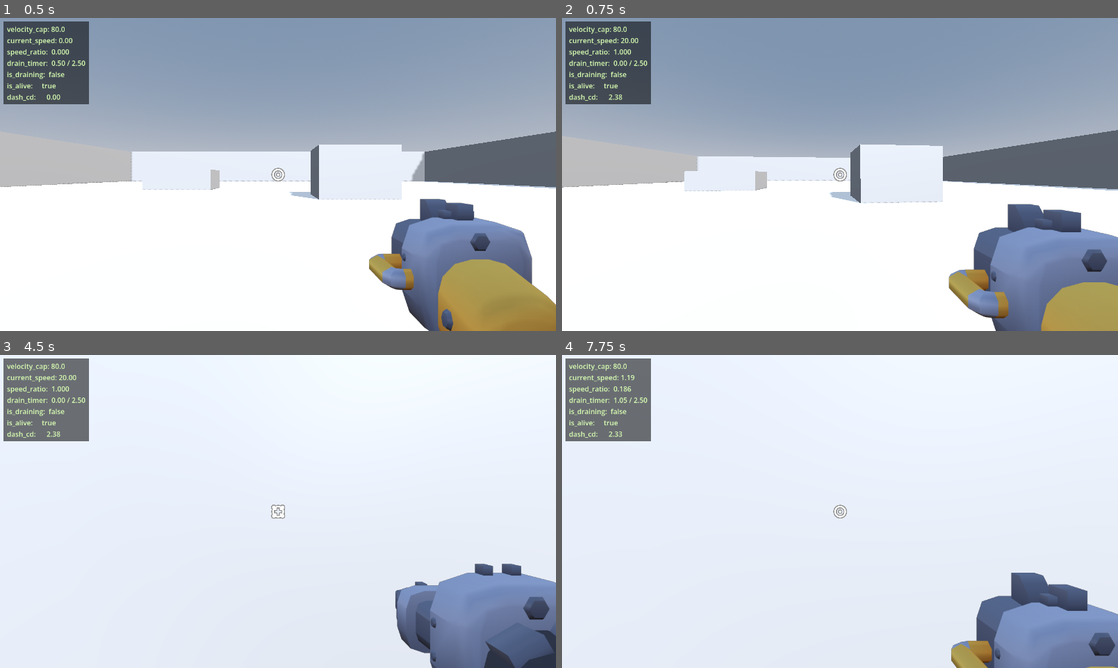
Above: before the commit, frames 1-4 (two rows, left to right).
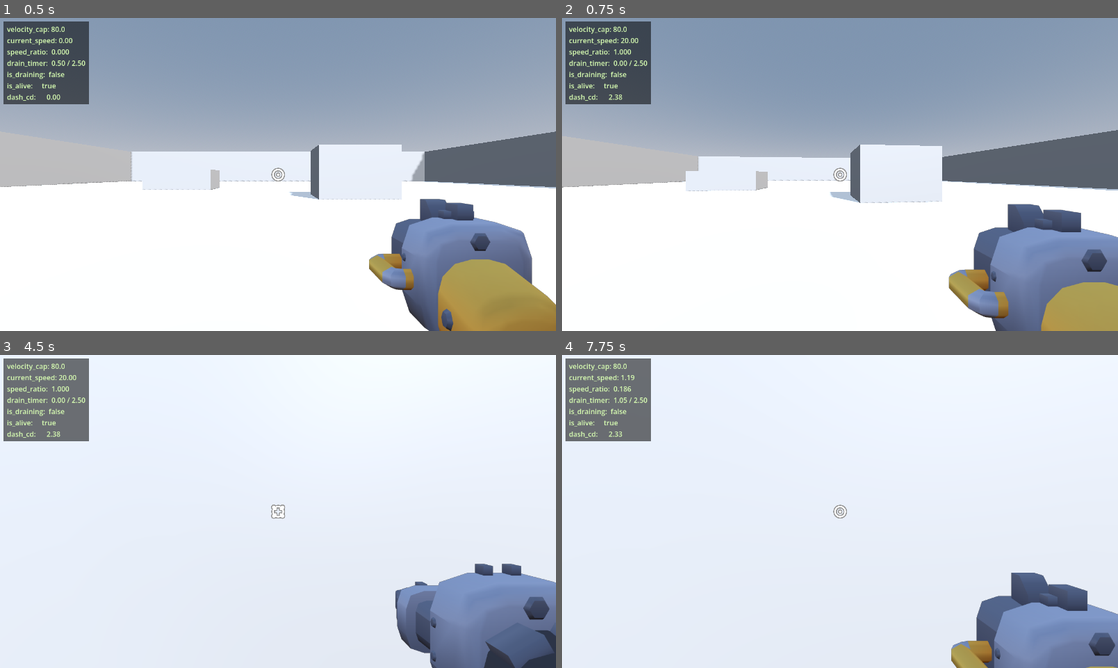
Above: after the commit, the same moments.

Repository: zulesss/vgate
Game: Godot game, scene res://scenes/main.tscn
Same seed, same stepped clock (60 frames per second), same inputs: the game is played once before the commit and once after it.
Inputs (mouse positions are in pixels of both pictures, inside the frame that each line leads up to):
- Up to frame 1 (0.5 s): no input
- Up to frame 2 (0.75 s): move the mouse to (867, 174) at 0.52 s; hold W (move_forward) from 0.53 s (still down); tap Shift (dash) at 0.6 s
- Up to frame 3 (4.5 s): keep holding W (move_forward); tap Space (jump) at 0.77, 0.8, 1.07, 1.35, 1.52, 1.82, 2.3, 3.02, 3.32, 3.77, 3.8, 4.07 s; move the mouse to (250, 511) at 1.27 s; tap Shift (dash) at 1.55, 2.1, 3.05, 4.35 s; move the mouse to (289, 505) at 2.02 s; move the mouse to (272, 517) at 2.77 s; click (272, 517) at 2.85 s; move the mouse to (316, 514) at 3.52 s; tap E (weapon_toggle) at 3.6 s; move the mouse to (233, 508) at 4.27 s
- Up to frame 4 (7.75 s): tap Space (jump) at 4.52, 4.82, 5.1, 6.02, 6.32, 6.77, 6.8, 7.07, 7.52 s; move the mouse to (845, 511) at 5.02 s; move the mouse to (817, 505) at 5.77 s; release W (move_forward) at 5.78 s; hold D (move_right) 5.78-6.53 s; tap Shift (dash) at 5.85, 7.55 s; move the mouse to (867, 511) at 6.52 s; hold W (move_forward) from 6.53 s (still down); click (867, 511) at 6.6 s; move the mouse to (812, 511) at 7.27 s; tap E (weapon_toggle) at 7.35 s

Frame 1 is identical in both runs. In frame 2, 0.1% of the frame differs, in the area x 0-98%, y 40-60%; in frame 3, less than 0.1%; in frame 4, less than 0.1%.

Commit message:
M2 Package C: dash §3 — FOV stretch + camera push + whoosh
On Events.dash_started: FOV +12° → ease-out-quart 250ms decay (via
FovController.kick). Camera offset 0.15u forward → ease-out 200ms.
Audio whoosh reuses Kenney jump_b.ogg with pitch_scale 1.1225 (+200 cents).

Diff:
--- a/objects/player.gd
+++ b/objects/player.gd
@@ -72,10 +72,21 @@
 # FOV controller (создаётся в _ready как child). Канал для base + kicks.
 var fov_controller: FovController
 
-# Audio player для kill crack (Package B). Programmatic, не в .tscn — конвенция
-# как у fov_controller. Не идёт через Audio autoload pool: тот рандомит pitch
-# 0.9-1.1 каждый раз, что конфликтует со spec'ом «pitch не трогать».
+# Audio players для feel-эффектов (programmatic, не в .tscn — конвенция как у
+# fov_controller). Не идут через Audio autoload pool: тот рандомит pitch 0.9-1.1
+# каждый раз, что конфликтует со спекой «детерминированные числа».
 var _kill_crack_player: AudioStreamPlayer
+var _dash_whoosh_player: AudioStreamPlayer
+
+# Dash camera push state (§3): смещение camera.position.z на −DASH_PUSH_DISTANCE
+# (forward по local-Z для Camera3D в Godot), tween-возврат к 0 за DASH_PUSH_MS.
+const DASH_PUSH_DISTANCE := 0.15  # units forward
+const DASH_PUSH_MS := 200          # ease-out
+var _camera_push_remaining: float = 0.0  # секунд до восстановления к 0
+var _camera_push_total: float = 0.0      # для нормализации t в ease-out
+
+# Whoosh pitch: spec = +200 cents = 2^(200/1200) ≈ 1.1225.
+const DASH_WHOOSH_PITCH := 1.1224620483094  # 2.0 ** (200.0 / 1200.0)
 
 @onready var head = $Head
 @onready var camera = $Head/Camera
@@ -117,6 +128,19 @@
 	add_child(_kill_crack_player)
 
 	Events.enemy_killed.connect(_on_enemy_killed)
+
+	# Dash whoosh (§3 Package C): jump_b.ogg + pitch +200 cents. Выбран jump_b
+	# (а не jump_c) чтобы дифференцировать от jump-сигнатуры — action_jump()
+	# рандомизирует jump_a/b/c, jump_a в восприятии "якорный" jump-звук;
+	# выделяем jump_b под dash для аудио-различимости верба.
+	_dash_whoosh_player = AudioStreamPlayer.new()
+	_dash_whoosh_player.name = "DashWhooshPlayer"
+	_dash_whoosh_player.stream = load("res://sounds/jump_b.ogg")
+	_dash_whoosh_player.pitch_scale = DASH_WHOOSH_PITCH
+	_dash_whoosh_player.volume_db = 0.0
+	add_child(_dash_whoosh_player)
+
+	Events.dash_started.connect(_on_dash_started)
 
 func _process(delta):
 	# Handle functions
@@ -481,6 +505,19 @@
 	var bob_offset: float = sin(_bob_phase) * BOB_AMPLITUDE * _bob_amplitude_modifier
 	head.position.y = _head_base_y + bob_offset
 
+	# Dash camera push decay (§3). camera.position.z =0 baseline; во время dash'а
+	# смещаем на −DASH_PUSH_DISTANCE (forward в Camera3D local) и плавно возвращаем
+	# к 0 за DASH_PUSH_MS ease-out. camera.position.z не трогается ни в каком другом
+	# месте — конфликтов нет.
+	if _camera_push_remaining > 0.0:
+		_camera_push_remaining = maxf(0.0, _camera_push_remaining - delta)
+		var t: float = 1.0 - (_camera_push_remaining / _camera_push_total)  # 0..1
+		var inv: float = 1.0 - t
+		var ease_out: float = inv * inv  # quadratic ease-out for return-to-0
+		camera.position.z = -DASH_PUSH_DISTANCE * ease_out
+		if _camera_push_remaining <= 0.0:
+			camera.position.z = 0.0  # snap to baseline (no drift)
+
 
 # Kill burst (§2 Iter 1, MUST). FOV +15° punch ease-out-cubic 180 мс + audio crack
 # в frame 0. Hit-stop (Iter 2) и time-dilation (Iter 3) отложены до результата
@@ -493,6 +530,21 @@
 		_kill_crack_player.play()
 
 
+# Dash feel (§3, MUST). FOV +12° stretch ease-out-quart 250ms, camera push 0.15u
+# forward → ease-out 200ms, audio whoosh с pitch +200 cents. Все три слоя
+# срабатывают на один и тот же signal Events.dash_started, который VelocityGate
+# emit'ит из player.gd._try_start_dash() в момент старта dash'а.
+func _on_dash_started() -> void:
+	if fov_controller != null:
+		fov_controller.kick(12.0, 250, "ease_out_quart")
+	# Camera push: instant offset, decay через _tick_feel.
+	_camera_push_total = float(DASH_PUSH_MS) / 1000.0
+	_camera_push_remaining = _camera_push_total
+	camera.position.z = -DASH_PUSH_DISTANCE
+	if _dash_whoosh_player != null:
+		_dash_whoosh_player.play()
+
+
 # Symmetric ease-in-out (cubic). Используется для tunnel 72°→58°.
 static func _ease_in_out(t: float) -> float:
 	if t < 0.5:
